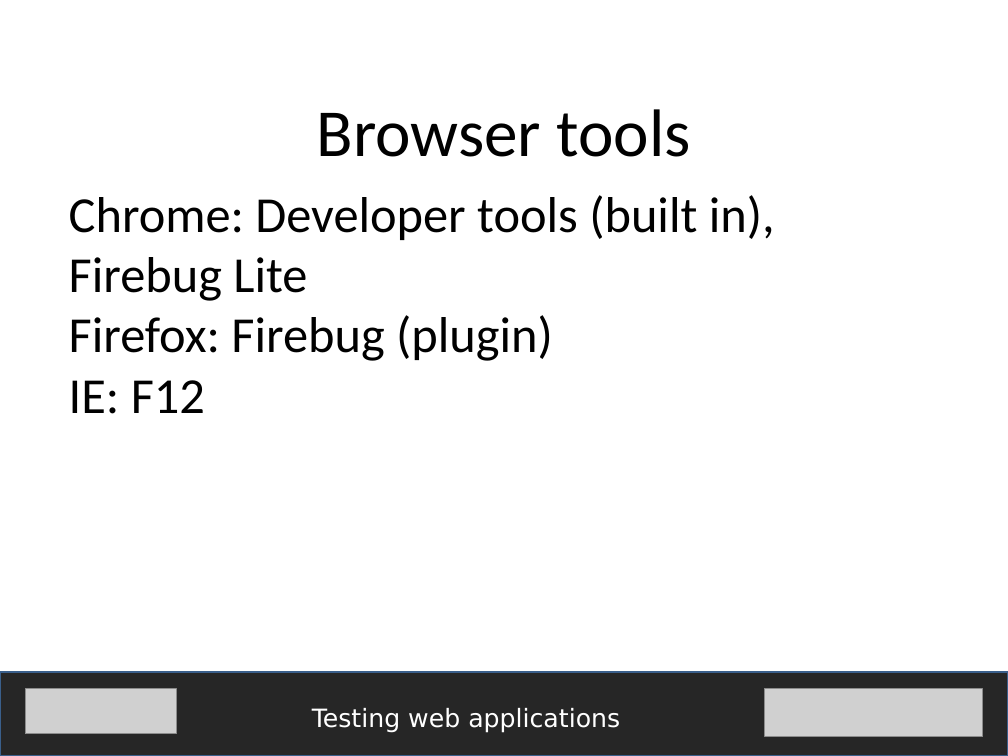
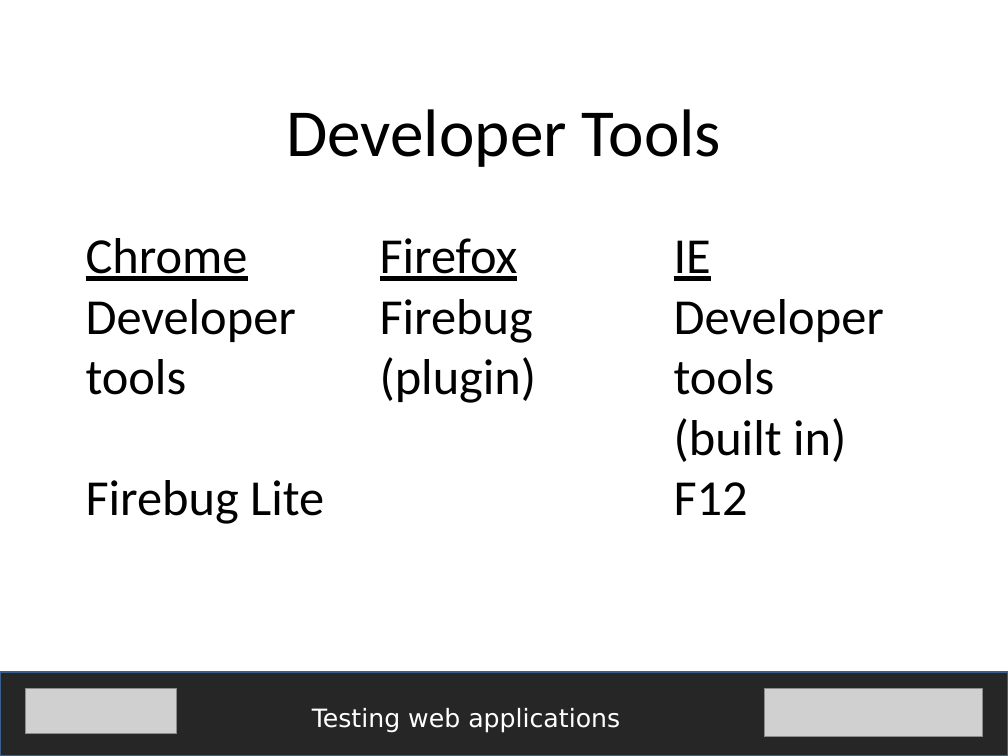
Before and after one commit to fijiaaron/testing-web-apps-and-services, a slide deck: slide 4 of presentations/Testing web apps.pptx. Drawn at 1008x756 pixels with LibreOffice and Linux fonts; fonts in the diff are those of the drawing; grey boxes stand for pictures. Boxes give left, top, right and bottom in pixels: in the first picture for what was removed or moved away, otherwise in the second. Text is boxed around its words. In the diff, an @@ line names an element or a change of style, - is before the commit and + after.

```diff
--- a/presentations/Testing web apps.pptx
+++ b/presentations/Testing web apps.pptx
@@ text at [286,109,721,167]: text changed @@
-Browser tools
+Developer Tools
@@ text added at [86,238,324,524], 36 pt, text #000000 @@
+Chrome
+Developer tools
+Firebug Lite
@@ text at [380,238,537,403]: text changed @@
-Chrome: Developer tools (built in), Firebug Lite
-Firefox: Firebug (plugin)
-IE: F12
+Firefox Firebug (plugin)
@@ text added at [674,240,884,515], 36 pt, text #000000 @@
+IE
+Developer tools
+(built in)
+F12
```
Also in this commit, not shown: 2 other slides changed, 16 slides added, 1 other file.
